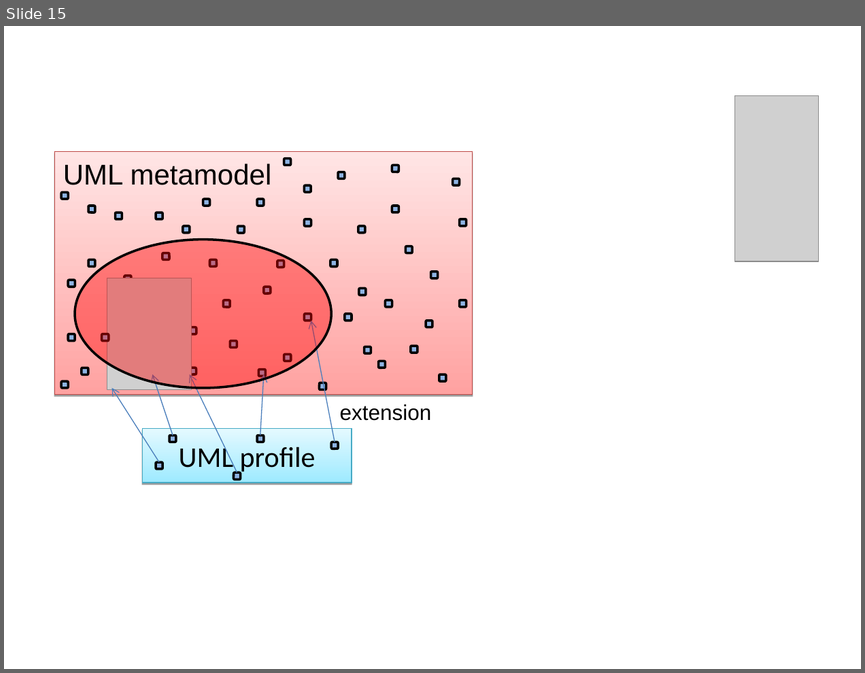
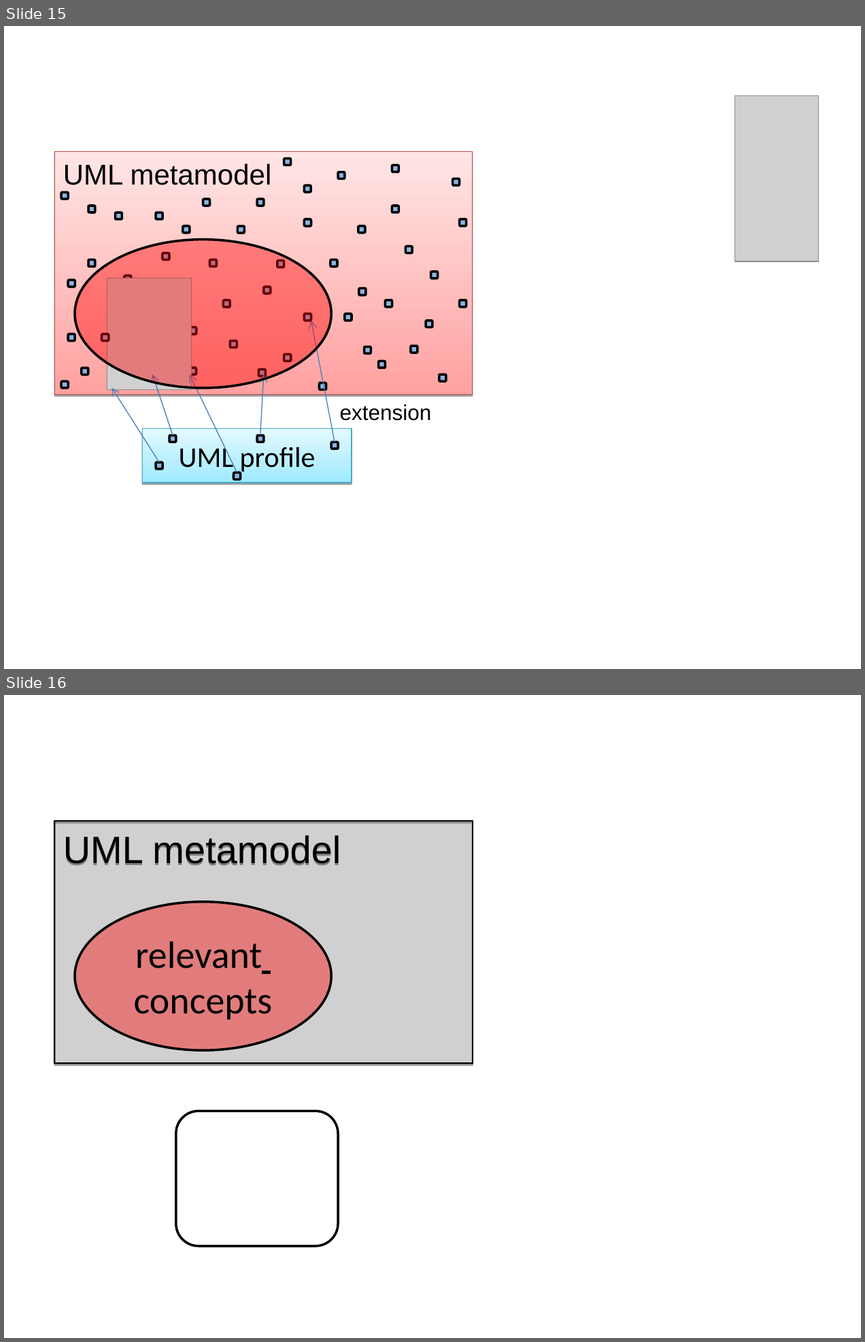
Before and after one commit to iivanoo/umlbridgepaper, a slide deck: UMLBridge/figures/3.0.ppt. Shown one above the other, each under a label of ours: slide 15 before the commit, slides 15 and 16 after it. The pictures are 865x673 and 865x1342 pixels, drawn with LibreOffice and Linux fonts; fonts in the diff are those of the drawing; grey boxes stand for pictures. Boxes give left, top, right and bottom in pixels: in the first picture for what was removed or moved away, otherwise in the second. Text is boxed around its words. In the diff, an @@ line names an element or a change of style, - is before the commit and + after.

```diff
--- a/UMLBridge/figures/3.0.ppt
+++ b/UMLBridge/figures/3.0.ppt
@@ slide 16 added at <box>4,695,861,1338</box>, background #FFFFFF @@
@@ rounded rectangle added at <box>54,821,473,1064</box>, outline #000000 1.25 pt, 32 pt, text #000000 @@
+UML metamodel
@@ picture added at <box>56,821,473,1064</box> @@
@@ ellipse added at <box>75,902,331,1050</box>, fill #FF0000 at 40% opacity, outline #000000 2.01 pt, 32 pt, text #000000 @@
+relevant concepts
@@ rounded rectangle added at <box>176,1110,338,1245</box>, fill #FFFFFF, outline #000000 2.01 pt @@
```
Also in this commit, not shown: 1 slide changed, 1 other slide added.
